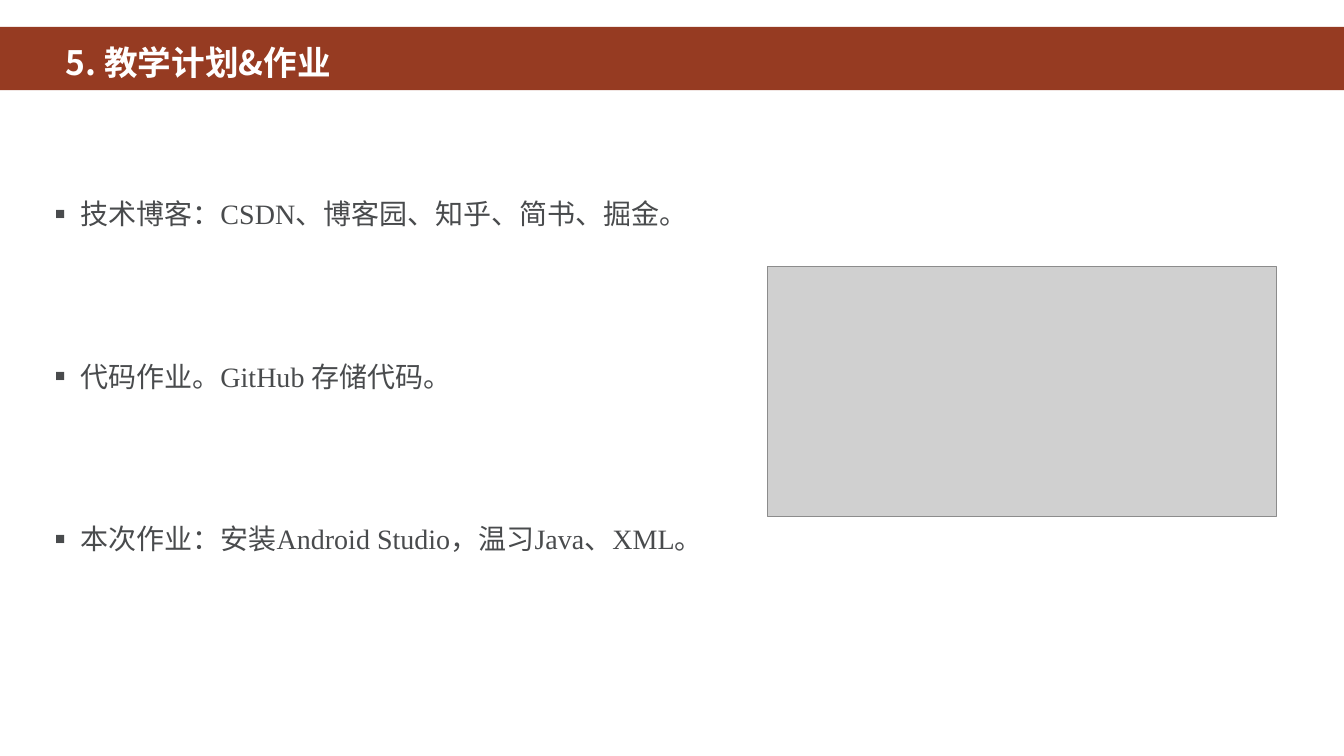
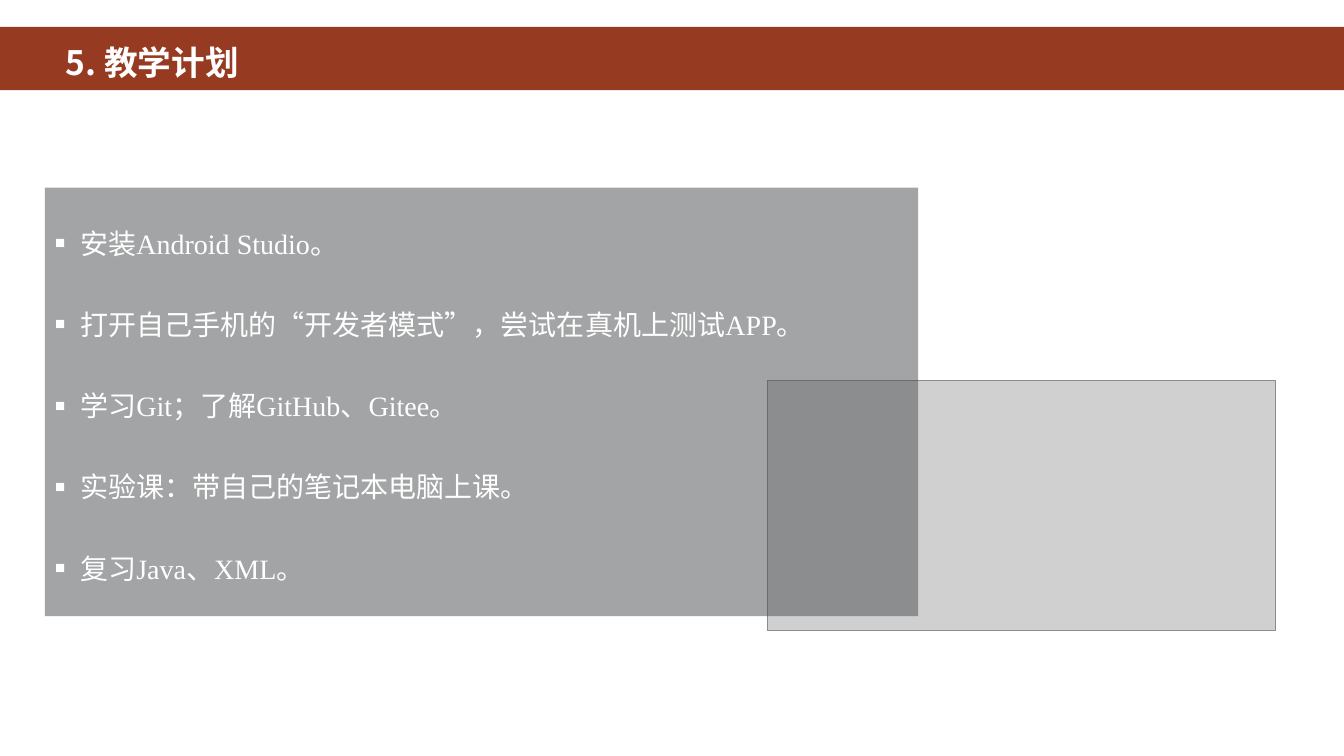
Before and after one commit to HBU/Android-PPT, a slide deck: slide 8 of 00.0 -- 移动开发 -- 第00章.pptx. Drawn at 1344x756 pixels with LibreOffice and Linux fonts; fonts in the diff are those of the drawing; grey boxes stand for pictures; background and template pictures are left out. Boxes give left, top, right and bottom in pixels: in the first picture for what was removed or moved away, otherwise in the second. Text is boxed around its words. In the diff, an @@ line names an element or a change of style, - is before the commit and + after.

```diff
--- a/00.0 -- 移动开发 -- 第00章.pptx
+++ b/00.0 -- 移动开发 -- 第00章.pptx
@@ text at bbox=[66, 46, 238, 78]: text changed @@
-5. 教学计划&作业
+5. 教学计划
@@ text "安装Android Studio。": place and size @@
-text "安装Android Studio。" at bbox=[80, 200, 703, 552]
+text "安装Android Studio。" at bbox=[45, 188, 919, 616]
@@ text "安装Android Studio。" at bbox=[45, 188, 919, 616]: fill none to #494B4D at 50% opacity @@
@@ text at bbox=[80, 230, 805, 581]: text changed; text colour #494B4D to #FFFFFF @@
-■ 技术博客：CSDN、博客园、知乎、简书、掘金。
-■ 代码作业。GitHub 存储代码。
-■ 本次作业：安装Android Studio，温习Java、XML。
+■ 安装Android Studio。
+■ 打开自己手机的“开发者模式”，尝试在真机上测试APP。
+■ 学习Git；了解GitHub、Gitee。
+■ 实验课：带自己的笔记本电脑上课。
+■ 复习Java、XML。
@@ picture: place and size @@
-picture at bbox=[768, 267, 1276, 517]
+picture at bbox=[767, 380, 1275, 630]
```
Also in this commit, not shown: 6 other slides changed, 1 other file.
